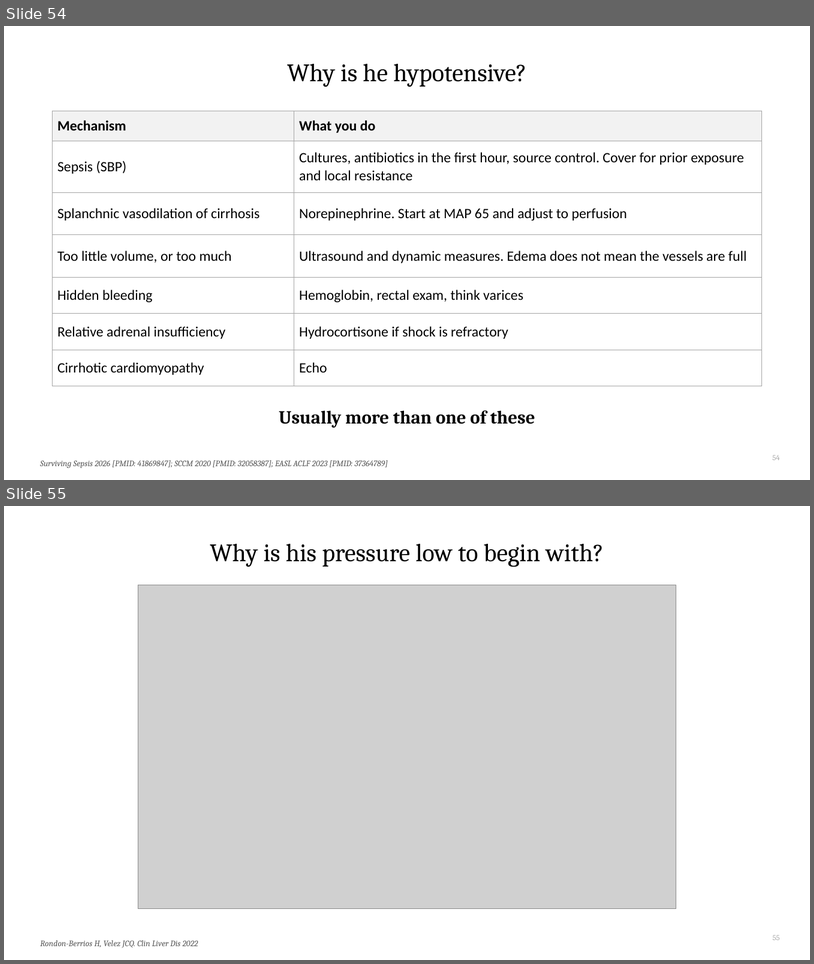
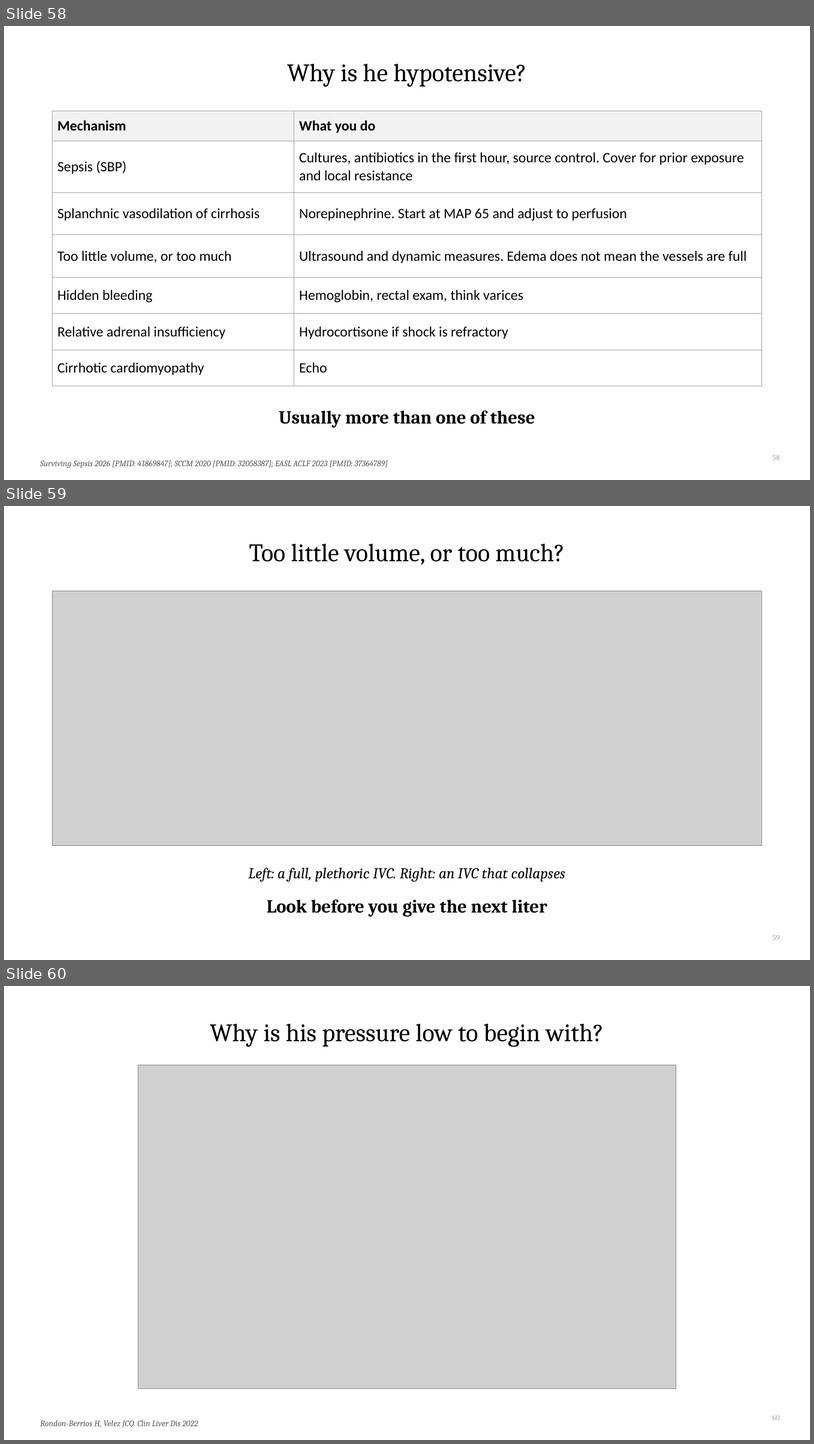
Before and after one commit to qaddodi/mohammad-almeqdadi-lectures, a slide deck: lectures/acute-liver-failure-aclf-in-icu/ALF and ACLF in the ICU.pptx. Shown one above the other, each under a label of ours: slides 54 and 55 before the commit, slides 58, 59 and 60 after it. The pictures are 814x964 and 814x1444 pixels, drawn with LibreOffice and Linux fonts; fonts in the diff are those of the drawing; grey boxes stand for pictures. Boxes give left, top, right and bottom in pixels: in the first picture for what was removed or moved away, otherwise in the second. Text is boxed around its words. In the diff, an @@ line names an element or a change of style, - is before the commit and + after.

```diff
--- a/lectures/acute-liver-failure-aclf-in-icu/ALF and ACLF in the ICU.pptx
+++ b/lectures/acute-liver-failure-aclf-in-icu/ALF and ACLF in the ICU.pptx
@@ slide 59 added at (x1=4, y1=506, x2=810, y2=960), background #FFFFFF @@
@@ title added at (x1=249, y1=543, x2=565, y2=565), 30 pt, text #000000 @@
+Too little volume, or too much?
@@ picture added at (x1=53, y1=591, x2=762, y2=846) @@
@@ text added at (x1=248, y1=867, x2=566, y2=882), 18 pt, text #000000, italic @@
+Left: a full, plethoric IVC. Right: an IVC that collapses
@@ text added at (x1=267, y1=899, x2=548, y2=916), 22 pt, text #000000, bold @@
+Look before you give the next liter
@@ page number added at (x1=773, y1=935, x2=780, y2=940), 9 pt, text #A6A6A6 @@
+59
@@ what was slide 54 is now slide 58 @@
@@ page number at (x1=773, y1=455, x2=780, y2=460): text changed @@
-54
+58
@@ what was slide 55 is now slide 60 @@
@@ page number at (x1=773, y1=1415, x2=780, y2=1420): text changed @@
-55
+60
```
Also in this commit, not shown: 12 slides changed, 9 other slides added, 21 other files.
